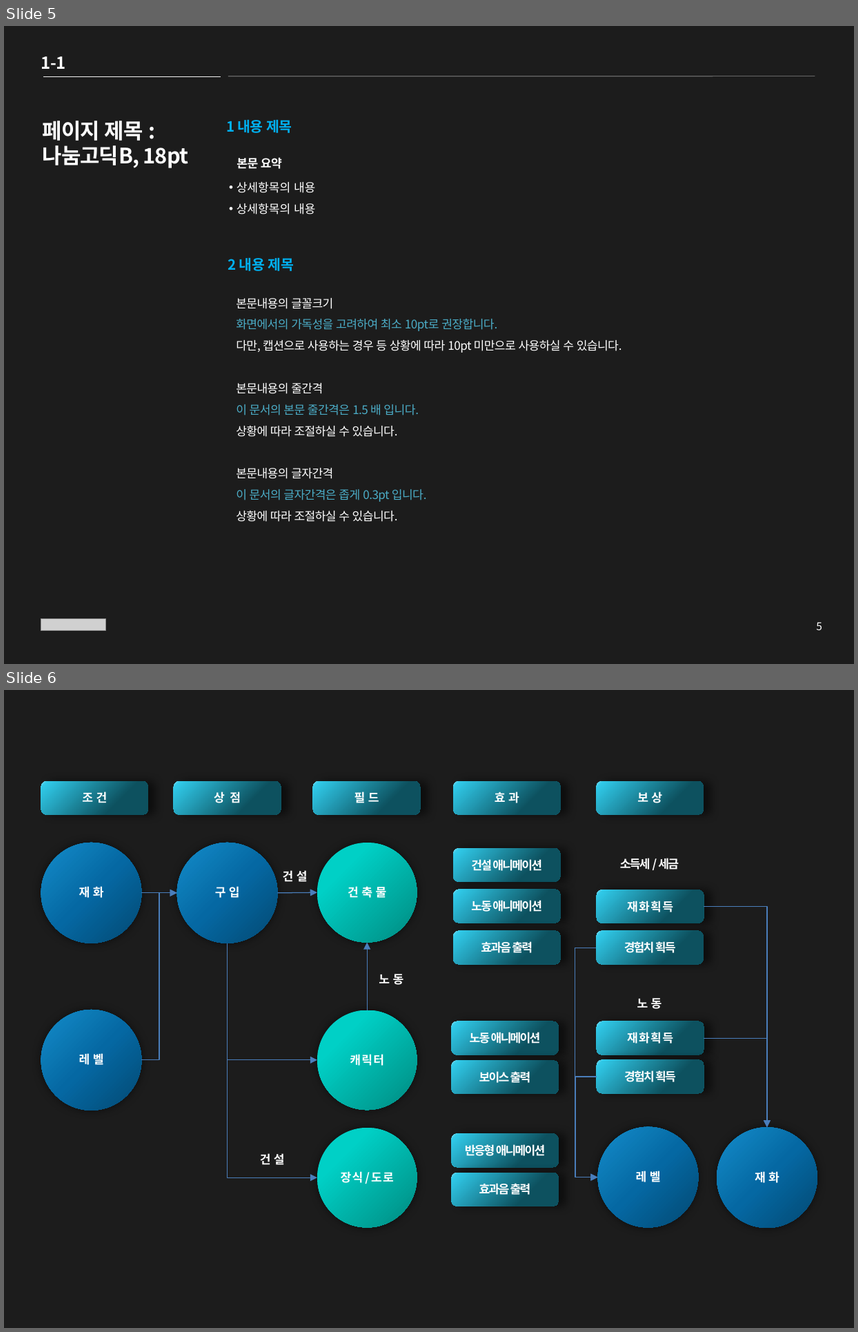
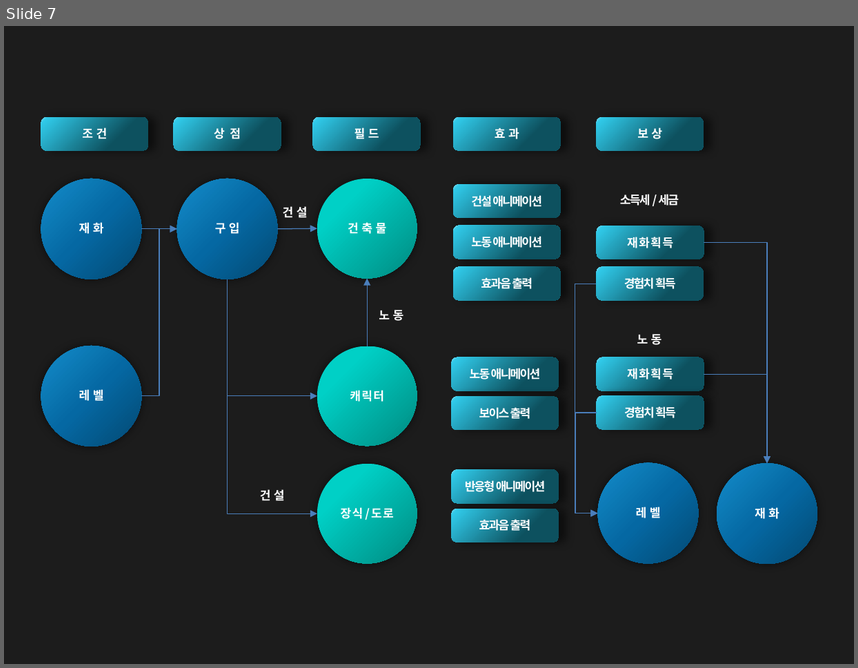
Before and after one commit to uknim2000/TIL, a slide deck: 003_게임기획서/참조자료/표.pptx. Shown one above the other, each under a label of ours: slides 5 and 6 before the commit, slide 7 after it. The pictures are 858x1332 and 858x668 pixels, drawn with LibreOffice and Linux fonts; fonts in the diff are those of the drawing; grey boxes stand for pictures. Boxes give left, top, right and bottom in pixels: in the first picture for what was removed or moved away, otherwise in the second. Text is boxed around its words. In the diff, an @@ line names an element or a change of style, - is before the commit and + after.

```diff
--- a/003_게임기획서/참조자료/표.pptx
+++ b/003_게임기획서/참조자료/표.pptx
@@ slide 5 removed at bbox=[4, 26, 854, 664], background #1C1C1C @@
@@ text removed at bbox=[41, 56, 65, 69] @@
-1-1
@@ line removed from (43, 76) to (221, 76) @@
@@ line removed from (228, 76) to (815, 76) @@
@@ title removed at bbox=[43, 121, 189, 168] @@
-페이지 제목 :
-나눔고딕B, 18pt
@@ text removed at bbox=[226, 120, 292, 133] @@
-1 내용 제목
@@ text removed at bbox=[237, 157, 282, 169] @@
-본문 요약
@@ text removed at bbox=[237, 181, 315, 214] @@
-• 상세항목의 내용
-• 상세항목의 내용
@@ text removed at bbox=[228, 258, 294, 271] @@
-2 내용 제목
@@ text removed at bbox=[236, 298, 622, 521] @@
-본문내용의 글꼴크기
-화면에서의 가독성을 고려하여 최소 10pt로 권장합니다.
-다만, 캡션으로 사용하는 경우 등 상황에 따라 10pt 미만으로 사용하실 수 있습니다.
-본문내용의 줄간격
-이 문서의 본문 줄간격은 1.5 배 입니다.
-상황에 따라 조절하실 수 있습니다.
-본문내용의 글자간격
-이 문서의 글자간격은 좁게 0.3pt 입니다.
-상황에 따라 조절하실 수 있습니다.
@@ picture removed at bbox=[41, 619, 105, 630] @@
@@ page number removed at bbox=[816, 621, 822, 630] @@
-5
@@ what was slide 6 is now slide 7 @@
```
Also in this commit, not shown: 3 slides added, 2 other slides removed, 9 other files.
